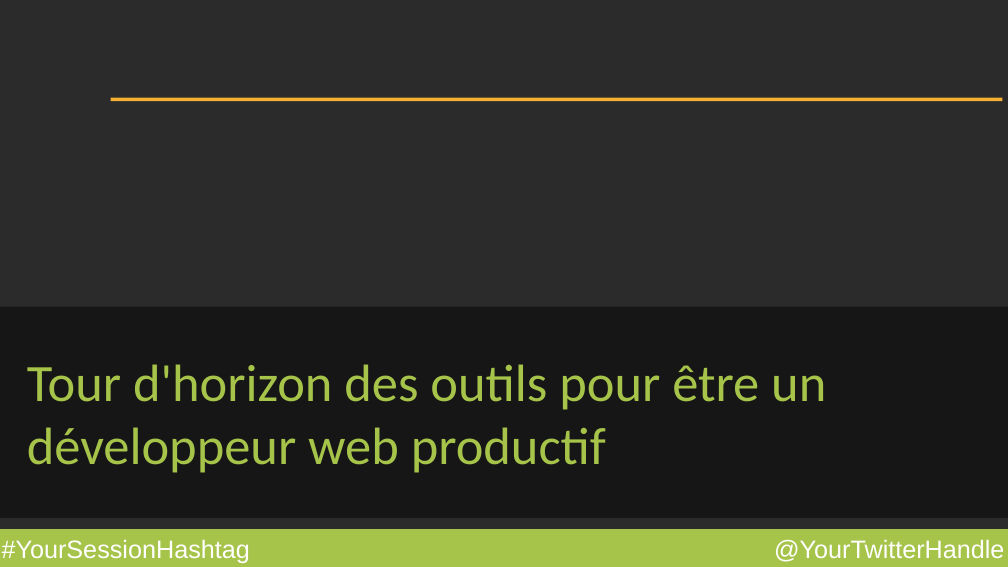
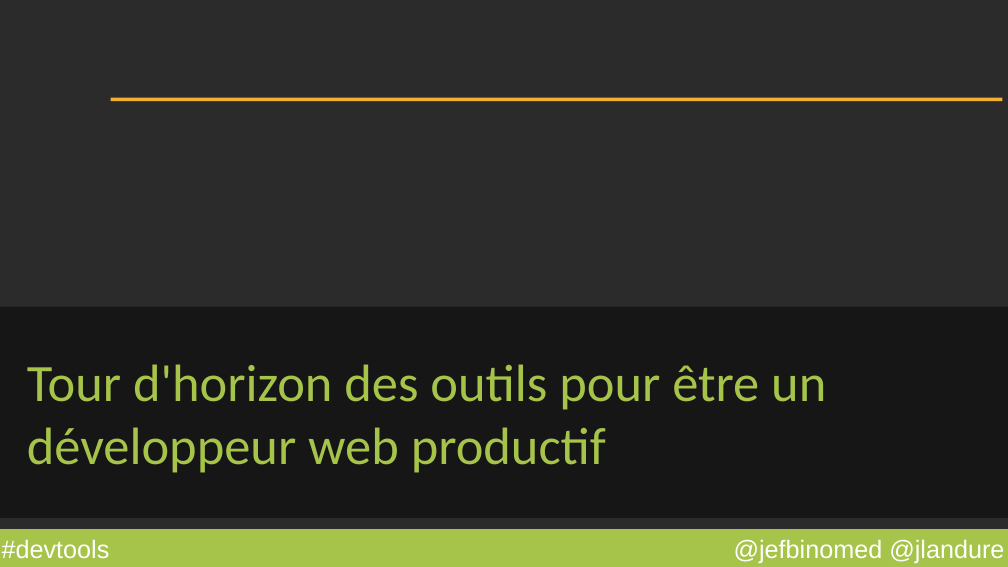
Before and after one commit to GDG-Nantes/DemoAppDevTools, a slide deck: slide 1 of slides/Devoxx_France_2015_DevTools.odp. Drawn at 1008x567 pixels with LibreOffice and Linux fonts; fonts in the diff are those of the drawing; background and template pictures are left out; a plain dark background stands for a picture behind light text. Boxes give left, top, right and bottom in pixels: in the first picture for what was removed or moved away, otherwise in the second. Text is boxed around its words. In the diff, an @@ line names an element or a change of style, - is before the commit and + after.

```diff
--- a/slides/Devoxx_France_2015_DevTools.odp
+++ b/slides/Devoxx_France_2015_DevTools.odp
@@ text at [2, 539, 110, 559]: text changed @@
-#YourSessionHashtag
+#devtools
@@ text at [734, 539, 1004, 563]: text changed @@
-@YourTwitterHandle
+@jefbinomed @jlandure
```
Also in this commit, not shown: 2 other slides changed.
